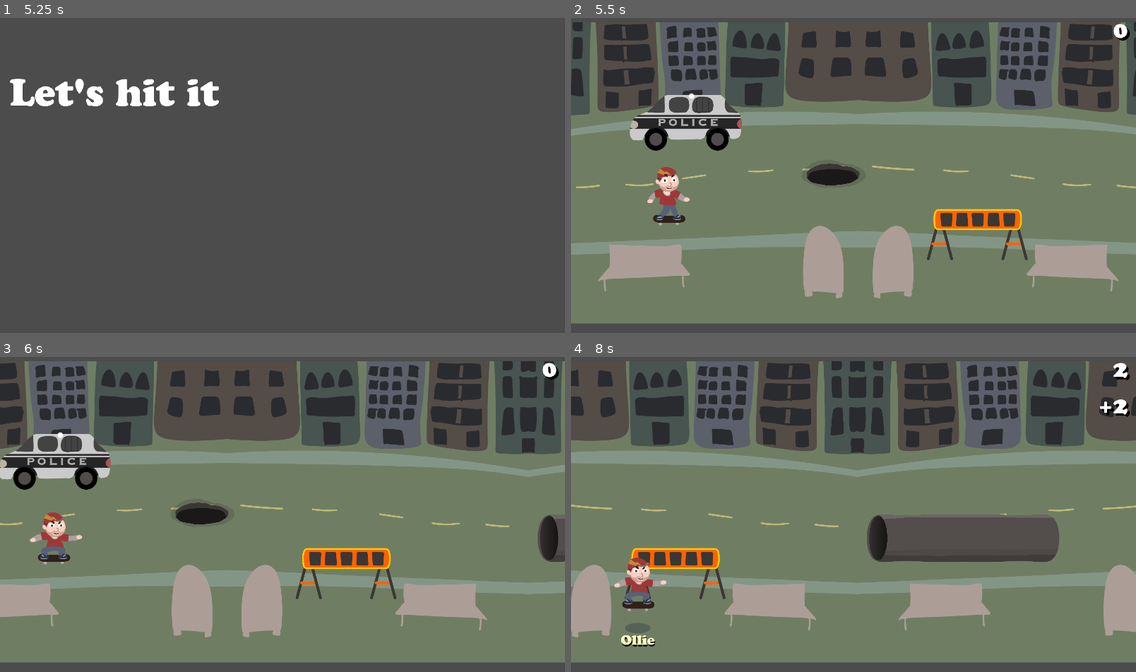
Above: before the commit, frames 1-4 (two rows, left to right).
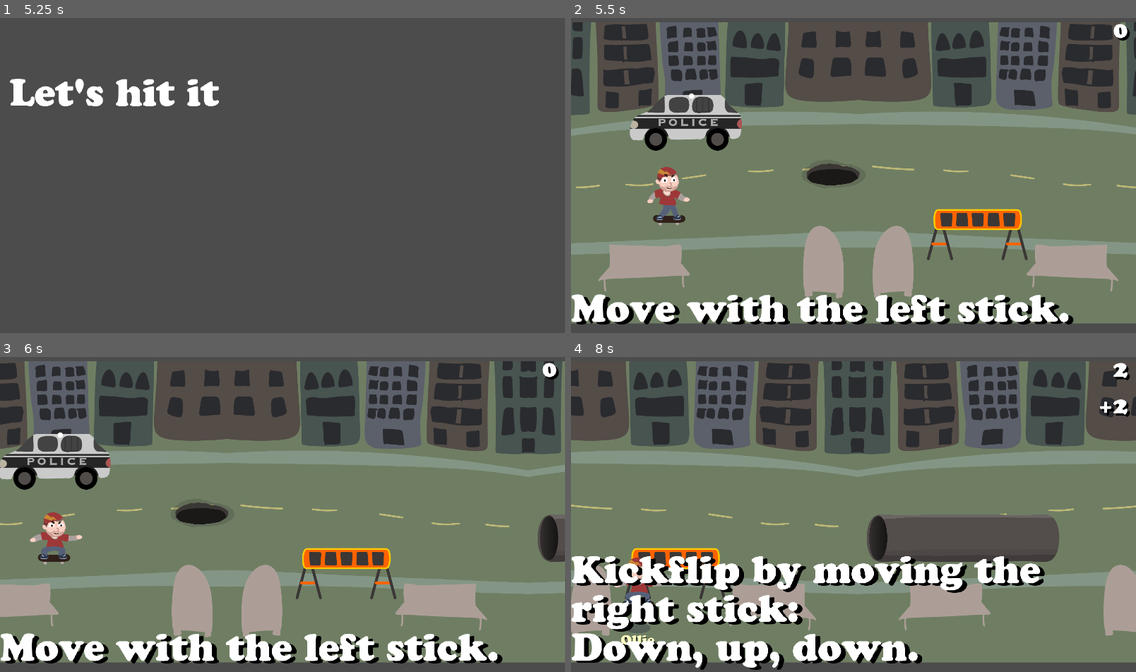
Above: after the commit, the same moments.

Repository: proximadams/The-Radical-Adventures-of-Chris-Pointon
Game: Godot game, scene res://scenes/TitleScreen.tscn
Two runs of this game, one before a commit and one after it. Both use one fixed random seed, a clock stepped at 60 frames per second and the inputs below.
Inputs:
- Up to frame 1 (5.25 s): hold D (move_right) 0.53-1.25 s; hold Down (shift_crouch) 0.53-1.25 s; tap Up (shift_jump) at 0.77, 2.27, 4.52 s; click "Start" at 1.25 s; hold S (move_down) 2.03-2.78 s; tap Down (shift_crouch) at 2.1, 4.35 s; hold D (move_right) 2.78-3.5 s; hold Down (shift_crouch) 2.78-3.5 s; click "Yes" at 3.5 s; hold W (move_up) 4.28-5.03 s; tap Enter at 5 s; hold A (move_left) from 5.03 s (still down); hold Down (shift_crouch) from 5.03 s (still down)
- Up to frame 2 (5.5 s): keep holding A (move_left); keep holding Down (shift_crouch); tap Up (shift_jump) at 5.27 s
- Up to frame 3 (6 s): keep holding A (move_left); release Down (shift_crouch) at 5.78 s; tap Down (shift_crouch) at 5.85 s
- Up to frame 4 (8 s): tap Up (shift_jump) at 6.02, 7.52 s; release A (move_left) at 6.53 s; hold S (move_down) 6.53-7.28 s; hold Down (shift_crouch) 6.53-7.28 s; hold D (move_right) from 7.28 s (still down); tap Down (shift_crouch) at 7.35 s

Frame 1 is identical in both runs. In frame 2, 5.4% of the frame differs, in the area x 0-89%, y 87-98%; in frame 3, 5.4%; in frame 4, 12%, in the area x 0-84%, y 63-100%.

Commit message:
instructions

Diff:
--- a/code/Level.gd
+++ b/code/Level.gd
@@ -1,10 +1,19 @@
 extends Node2D
 
-onready var environment  : Node2D          = $Environment
-onready var player       : Node2D          = $Player
-onready var score        : Control         = $CanvasLayer/Score
-onready var tree         : SceneTree       = get_tree()
-onready var animGameOver : AnimationPlayer = $CanvasLayer/GameOverScreen/AnimationPlayer
+onready var environment      : Node2D          = $Environment
+onready var player           : Node2D          = $Player
+onready var score            : Control         = $CanvasLayer/Score
+onready var tree             : SceneTree       = get_tree()
+onready var animGameOver     : AnimationPlayer = $CanvasLayer/GameOverScreen/AnimationPlayer
+onready var animInstructions : AnimationPlayer = $CanvasLayer/Tutorial/AnimationPlayer
+enum {
+	MOVE,
+	KICKFLIP,
+	SPIN,
+	FINISHED
+}
+
+var instructionsState := MOVE
 
 func _ready():
 	var _res = $Player.connect('environment_slow_down', $Environment, 'slow_down')
@@ -15,6 +24,19 @@
 		player.anim.playback_speed = 1.0
 	else:
 		player.anim.playback_speed = 0.75 + environment.anim.playback_speed * 0.25
+	match instructionsState:
+		MOVE:
+			if Input.is_action_just_pressed('move_down') or Input.is_action_just_pressed('move_up') or Input.is_action_just_pressed('move_left') or Input.is_action_just_pressed('move_right'):
+				instructionsState = KICKFLIP
+				animInstructions.play('kickflip')
+		KICKFLIP:
+			if player.anim.current_animation == 'jump_high_kickflip':
+				instructionsState = SPIN
+				animInstructions.play('spin')
+		SPIN:
+			if player.anim.current_animation == 'jump_high_360':
+				instructionsState = FINISHED
+				animInstructions.play('begin')
 
 func _increase_points(points: int) -> void:
 	environment.increase_max_speed(points)
--- a/project.godot
+++ b/project.godot
@@ -28,6 +28,34 @@
 
 [input]
 
+ui_left={
+"deadzone": 0.5,
+"events": [ Object(InputEventKey,"resource_local_to_scene":false,"resource_name":"","device":0,"alt":false,"shift":false,"control":false,"meta":false,"command":false,"pressed":false,"scancode":16777231,"physical_scancode":0,"unicode":0,"echo":false,"script":null)
+, Object(InputEventJoypadButton,"resource_local_to_scene":false,"resource_name":"","device":0,"button_index":14,"pressure":0.0,"pressed":false,"script":null)
+, Object(InputEventJoypadMotion,"resource_local_to_scene":false,"resource_name":"","device":0,"axis":0,"axis_value":-1.0,"script":null)
+ ]
+}
+ui_right={
+"deadzone": 0.5,
+"events": [ Object(InputEventKey,"resource_local_to_scene":false,"resource_name":"","device":0,"alt":false,"shift":false,"control":false,"meta":false,"command":false,"pressed":false,"scancode":16777233,"physical_scancode":0,"unicode":0,"echo":false,"script":null)
+, Object(InputEventJoypadButton,"resource_local_to_scene":false,"resource_name":"","device":0,"button_index":15,"pressure":0.0,"pressed":false,"script":null)
+, Object(InputEventJoypadMotion,"resource_local_to_scene":false,"resource_name":"","device":0,"axis":0,"axis_value":1.0,"script":null)
+ ]
+}
+ui_up={
+"deadzone": 0.5,
+"events": [ Object(InputEventKey,"resource_local_to_scene":false,"resource_name":"","device":0,"alt":false,"shift":false,"control":false,"meta":false,"command":false,"pressed":false,"scancode":16777232,"physical_scancode":0,"unicode":0,"echo":false,"script":null)
+, Object(InputEventJoypadButton,"resource_local_to_scene":false,"resource_name":"","device":0,"button_index":12,"pressure":0.0,"pressed":false,"script":null)
+, Object(InputEventJoypadMotion,"resource_local_to_scene":false,"resource_name":"","device":0,"axis":1,"axis_value":-1.0,"script":null)
+ ]
+}
+ui_down={
+"deadzone": 0.5,
+"events": [ Object(InputEventKey,"resource_local_to_scene":false,"resource_name":"","device":0,"alt":false,"shift":false,"control":false,"meta":false,"command":false,"pressed":false,"scancode":16777234,"physical_scancode":0,"unicode":0,"echo":false,"script":null)
+, Object(InputEventJoypadButton,"resource_local_to_scene":false,"resource_name":"","device":0,"button_index":13,"pressure":0.0,"pressed":false,"script":null)
+, Object(InputEventJoypadMotion,"resource_local_to_scene":false,"resource_name":"","device":0,"axis":1,"axis_value":1.0,"script":null)
+ ]
+}
 shift_forward={
 "deadzone": 0.5,
 "events": [ Object(InputEventKey,"resource_local_to_scene":false,"resource_name":"","device":0,"alt":false,"shift":false,"control":false,"meta":false,"command":false,"pressed":false,"scancode":0,"physical_scancode":16777233,"unicode":0,"echo":false,"script":null)
--- a/scenes/Level.tscn
+++ b/scenes/Level.tscn
@@ -129,6 +129,20 @@
 "update": 1,
 "values": [ true ]
 }
+tracks/5/type = "method"
+tracks/5/path = NodePath("FocusDefaultButton")
+tracks/5/interp = 1
+tracks/5/loop_wrap = true
+tracks/5/imported = false
+tracks/5/enabled = true
+tracks/5/keys = {
+"times": PoolRealArray( 1 ),
+"transitions": PoolRealArray( 1 ),
+"values": [ {
+"args": [  ],
+"method": "grab_focus"
+} ]
+}
 
 [sub_resource type="Animation" id=93]
 resource_name = "hidden"
@@ -382,6 +396,162 @@
 "transitions": PoolRealArray( 1 ),
 "update": 0,
 "values": [ Vector2( 1, 1 ) ]
+}
+
+[sub_resource type="Animation" id=95]
+length = 0.001
+tracks/0/type = "value"
+tracks/0/path = NodePath("Spin:modulate")
+tracks/0/interp = 1
+tracks/0/loop_wrap = true
+tracks/0/imported = false
+tracks/0/enabled = true
+tracks/0/keys = {
+"times": PoolRealArray( 0 ),
+"transitions": PoolRealArray( 1 ),
+"update": 0,
+"values": [ Color( 1, 1, 1, 0 ) ]
+}
+tracks/1/type = "value"
+tracks/1/path = NodePath("Kickflip:modulate")
+tracks/1/interp = 1
+tracks/1/loop_wrap = true
+tracks/1/imported = false
+tracks/1/enabled = true
+tracks/1/keys = {
+"times": PoolRealArray( 0 ),
+"transitions": PoolRealArray( 1 ),
+"update": 0,
+"values": [ Color( 1, 1, 1, 0 ) ]
+}
+tracks/2/type = "value"
+tracks/2/path = NodePath("Move:modulate")
+tracks/2/interp = 1
+tracks/2/loop_wrap = true
+tracks/2/imported = false
+tracks/2/enabled = true
+tracks/2/keys = {
+"times": PoolRealArray( 0 ),
+"transitions": PoolRealArray( 1 ),
+"update": 0,
+"values": [ Color( 1, 1, 1, 1 ) ]
+}
+
+[sub_resource type="Animation" id=97]
+resource_name = "begin"
+tracks/0/type = "value"
+tracks/0/path = NodePath("Spin:modulate")
+tracks/0/interp = 1
+tracks/0/loop_wrap = true
+tracks/0/imported = false
+tracks/0/enabled = true
+tracks/0/keys = {
+"times": PoolRealArray( 0, 0.5 ),
+"transitions": PoolRealArray( 1, 1 ),
+"update": 0,
+"values": [ Color( 1, 1, 1, 1 ), Color( 1, 1, 1, 0 ) ]
+}
+tracks/1/type = "value"
+tracks/1/path = NodePath("Kickflip:modulate")
+tracks/1/interp = 1
+tracks/1/loop_wrap = true
+tracks/1/imported = false
+tracks/1/enabled = true
+tracks/1/keys = {
+"times": PoolRealArray( 0 ),
+"transitions": PoolRealArray( 1 ),
+"update": 0,
+"values": [ Color( 1, 1, 1, 0 ) ]
+}
+tracks/2/type = "value"
+tracks/2/path = NodePath("Move:modulate")
+tracks/2/interp = 1
+tracks/2/loop_wrap = true
+tracks/2/imported = false
+tracks/2/enabled = true
+tracks/2/keys = {
+"times": PoolRealArray( 0 ),
+"transitions": PoolRealArray( 1 ),
+"update": 0,
+"values": [ Color( 1, 1, 1, 0 ) ]
+}
+
+[sub_resource type="Animation" id=94]
+resource_name = "kickflip"
+tracks/0/type = "value"
+tracks/0/path = NodePath("Spin:modulate")
+tracks/0/interp = 1
+tracks/0/loop_wrap = true
+tracks/0/imported = false
+tracks/0/enabled = true
+tracks/0/keys = {
+"times": PoolRealArray( 0 ),
+"transitions": PoolRealArray( 1 ),
+"update": 0,
+"values": [ Color( 1, 1, 1, 0 ) ]
+}
+tracks/1/type = "value"
+tracks/1/path = NodePath("Kickflip:modulate")
+tracks/1/interp = 1
+tracks/1/loop_wrap = true
+tracks/1/imported = false
+tracks/1/enabled = true
+tracks/1/keys = {
+"times": PoolRealArray( 0, 0.5, 1 ),
+"transitions": PoolRealArray( 1, 1, 1 ),
+"update": 0,
+"values": [ Color( 1, 1, 1, 0 ), Color( 1, 1, 1, 0 ), Color( 1, 1, 1, 1 ) ]
+}
+tracks/2/type = "value"
+tracks/2/path = NodePath("Move:modulate")
+tracks/2/interp = 1
+tracks/2/loop_wrap = true
+tracks/2/imported = false
+tracks/2/enabled = true
+tracks/2/keys = {
+"times": PoolRealArray( 0, 0.5 ),
+"transitions": PoolRealArray( 1, 1 ),
+"update": 0,
+"values": [ Color( 1, 1, 1, 1 ), Color( 1, 1, 1, 0 ) ]
+}
+
+[sub_resource type="Animation" id=96]
+resource_name = "spin"
+tracks/0/type = "value"
+tracks/0/path = NodePath("Move:modulate")
+tracks/0/interp = 1
+tracks/0/loop_wrap = true
+tracks/0/imported = false
+tracks/0/enabled = true
+tracks/0/keys = {
+"times": PoolRealArray( 0 ),
+"transitions": PoolRealArray( 1 ),
+"update": 0,
+"values": [ Color( 1, 1, 1, 0 ) ]
+}
+tracks/1/type = "value"
+tracks/1/path = NodePath("Kickflip:modulate")
+tracks/1/interp = 1
+tracks/1/loop_wrap = true
+tracks/1/imported = false
+tracks/1/enabled = true
+tracks/1/keys = {
+"times": PoolRealArray( 0, 0.5 ),
+"transitions": PoolRealArray( 1, 1 ),
+"update": 0,
+"values": [ Color( 1, 1, 1, 1 ), Color( 1, 1, 1, 0 ) ]
+}
+tracks/2/type = "value"
+tracks/2/path = NodePath("Spin:modulate")
+tracks/2/interp = 1
+tracks/2/loop_wrap = true
+tracks/2/imported = false
+tracks/2/enabled = true
+tracks/2/keys = {
+"times": PoolRealArray( 0, 0.5, 1 ),
+"transitions": PoolRealArray( 1, 1, 1 ),
+"update": 0,
+"values": [ Color( 1, 1, 1, 0 ), Color( 1, 1, 1, 0 ), Color( 1, 1, 1, 1 ) ]
 }
 
 [sub_resource type="CapsuleShape2D" id=12]
@@ -5839,11 +6009,13 @@
 text = "Game Over"
 
 [node name="FocusDefaultButton" type="Button" parent="CanvasLayer/GameOverScreen"]
+visible = false
 modulate = Color( 1, 1, 1, 0 )
 margin_right = 12.0
 margin_bottom = 20.0
 
 [node name="VBoxContainer" type="VBoxContainer" parent="CanvasLayer/GameOverScreen"]
+visible = false
 modulate = Color( 1, 1, 1, 0 )
 anchor_left = 0.5
 anchor_top = 0.5
@@ -5950,6 +6122,101 @@
 anims/delay_increase = SubResource( 86 )
 anims/increase = SubResource( 85 )
 anims/none = SubResource( 83 )
+
+[node name="Tutorial" type="Control" parent="CanvasLayer"]
+anchor_right = 1.0
+anchor_bottom = 1.0
+mouse_filter = 2
+
+[node name="Move" type="Control" parent="CanvasLayer/Tutorial"]
+anchor_right = 1.0
+anchor_bottom = 1.0
+
+[node name="MoveBackground" type="Label" parent="CanvasLayer/Tutorial/Move"]
+modulate = Color( 0, 0, 0, 1 )
+anchor_top = 1.0
+anchor_right = 1.0
+anchor_bottom = 1.0
+margin_left = 16.0
+margin_top = -121.0
+margin_right = 16.0
+margin_bottom = 8.0
+theme = ExtResource( 26 )
+text = "Move with the left stick."
+autowrap = true
+
+[node name="MoveMain" type="Label" parent="CanvasLayer/Tutorial/Move"]
+anchor_top = 1.0
+anchor_right = 1.0
+anchor_bottom = 1.0
+margin_top = -129.0
+theme = ExtResource( 26 )
+text = "Move with the left stick."
+autowrap = true
+
+[node name="Kickflip" type="Control" parent="CanvasLayer/Tutorial"]
+modulate = Color( 1, 1, 1, 0 )
+anchor_right = 1.0
+anchor_bottom = 1.0
+
+[node name="KickglipBackground" type="Label" parent="CanvasLayer/Tutorial/Kickflip"]
+modulate = Color( 0, 0, 0, 1 )
+anchor_top = 1.0
+anchor_right = 1.0
+anchor_bottom = 1.0
+margin_left = 16.0
+margin_top = -385.0
+margin_right = 16.0
+margin_bottom = 8.0
+theme = ExtResource( 26 )
+text = "Kickflip by moving the right stick:
+Down, up, down."
+autowrap = true
+
+[node name="KickglipMain" type="Label" parent="CanvasLayer/Tutorial/Kickflip"]
+anchor_top = 1.0
+anchor_right = 1.0
+anchor_bottom = 1.0
+margin_top = -393.0
+theme = ExtResource( 26 )
+text = "Kickflip by moving the right stick:
+Down, up, down."
+autowrap = true
+
+[node name="Spin" type="Control" parent="CanvasLayer/Tutorial"]
+modulate = Color( 1, 1, 1, 0 )
+anchor_right = 1.0
+anchor_bottom = 1.0
+
+[node name="TextBackground" type="Label" parent="CanvasLayer/Tutorial/Spin"]
+modulate = Color( 0, 0, 0, 1 )
+anchor_top = 1.0
+anchor_right = 1.0
+anchor_bottom = 1.0
+margin_left = 16.0
+margin_top = -385.0
+margin_right = 16.0
+margin_bottom = 8.0
+theme = ExtResource( 26 )
+text = "Spin 360 by moving the right stick:
+Down, up, then in a circle."
+autowrap = true
+
+[node name="TextMain" type="Label" parent="CanvasLayer/Tutorial/Spin"]
+anchor_top = 1.0
+anchor_right = 1.0
+anchor_bottom = 1.0
+margin_top = -393.0
+theme = ExtResource( 26 )
+text = "Spin 360 by moving the right stick:
+Down, up, then in a circle."
+autowrap = true
+
+[node name="AnimationPlayer" type="AnimationPlayer" parent="CanvasLayer/Tutorial"]
+anims/RESET = SubResource( 95 )
+anims/begin = SubResource( 97 )
+anims/kickflip = SubResource( 94 )
+anims/spin = SubResource( 96 )
 
 [node name="Environment" type="Node2D" parent="."]
 position = Vector2( 12, 200 )
Not shown: 1 places in scenes/Level.tscn that only renumber resources
